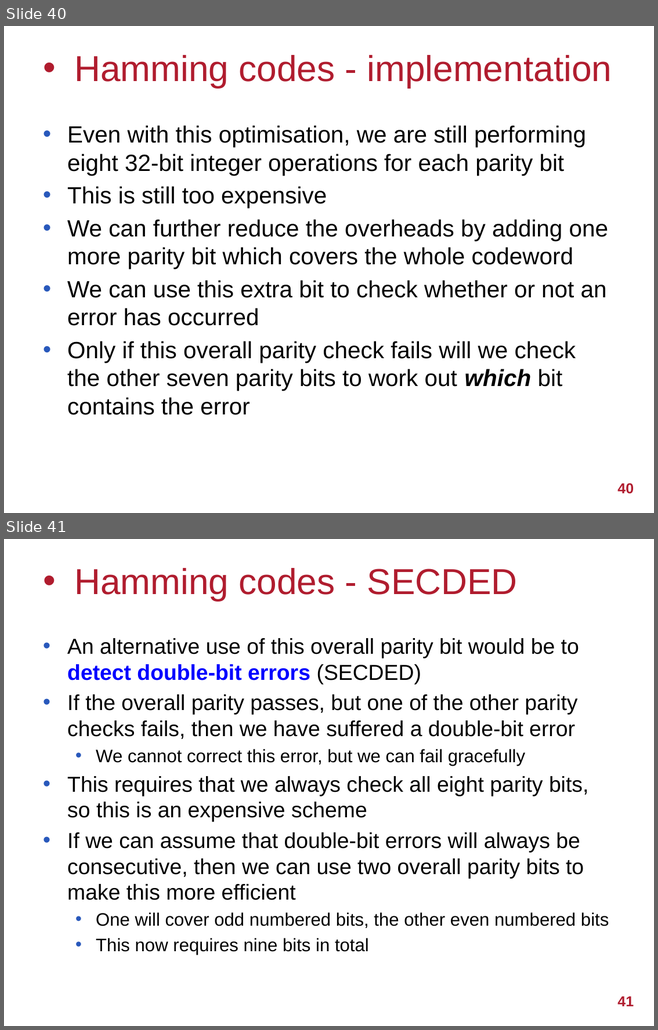
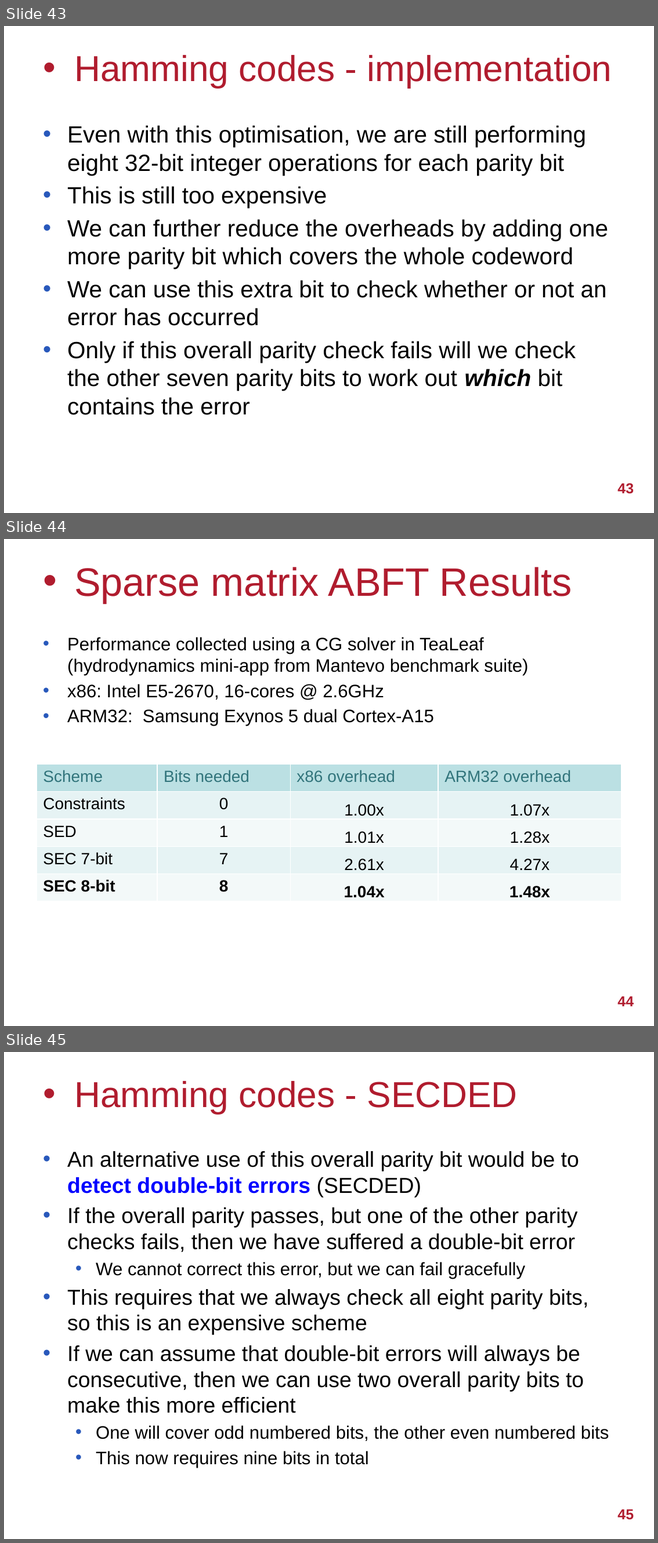
Before and after one commit to UoB-HPC/abft-training, a slide deck: sparse-abft.pptx. Shown one above the other, each under a label of ours: slides 40 and 41 before the commit, slides 43, 44 and 45 after it. The pictures are 658x1030 and 658x1543 pixels, drawn with LibreOffice and Linux fonts; fonts in the diff are those of the drawing; background and template pictures are left out. Boxes give left, top, right and bottom in pixels: in the first picture for what was removed or moved away, otherwise in the second. Text is boxed around its words. In the diff, an @@ line names an element or a change of style, - is before the commit and + after.

Commit message:
Add performance numbers to slides

```diff
--- a/sparse-abft.pptx
+++ b/sparse-abft.pptx
@@ slide 44 added at bbox=[4, 539, 654, 1026], background #FFFFFF @@
@@ title added at bbox=[74, 567, 572, 603], 44 pt, text #B01C2E @@
+• Sparse matrix ABFT Results
@@ text added at bbox=[67, 637, 528, 726], 20 pt, text #000000 @@
+• Performance collected using a CG solver in TeaLeaf (hydrodynamics mini-app from Mantevo benchmark suite)
+• x86: Intel E5-2670, 16-cores @ 2.6GHz
+• ARM32: Samsung Exynos 5 dual Cortex-A15
@@ table added at bbox=[36, 765, 622, 901], 5 rows, 4 columns @@
+Scheme | Bits needed | x86 overhead | ARM32 overhead
+Constraints | 0 | 1.00x | 1.07x
+SED | 1 | 1.01x | 1.28x
+SEC 7-bit | 7 | 2.61x | 4.27x
+SEC 8-bit | 8 | 1.04x | 1.48x
@@ page number added at bbox=[617, 997, 633, 1006], 16 pt, text #B01C2E, bold @@
+44
@@ what was slide 40 is now slide 43 @@
@@ page number at bbox=[617, 483, 633, 494]: text changed @@
-40
+43
@@ what was slide 41 is now slide 45 @@
@@ page number at bbox=[617, 1510, 633, 1520]: text changed @@
-41
+45
```
Also in this commit, not shown: 2 slides changed, 4 other slides added, 1 slide removed.
